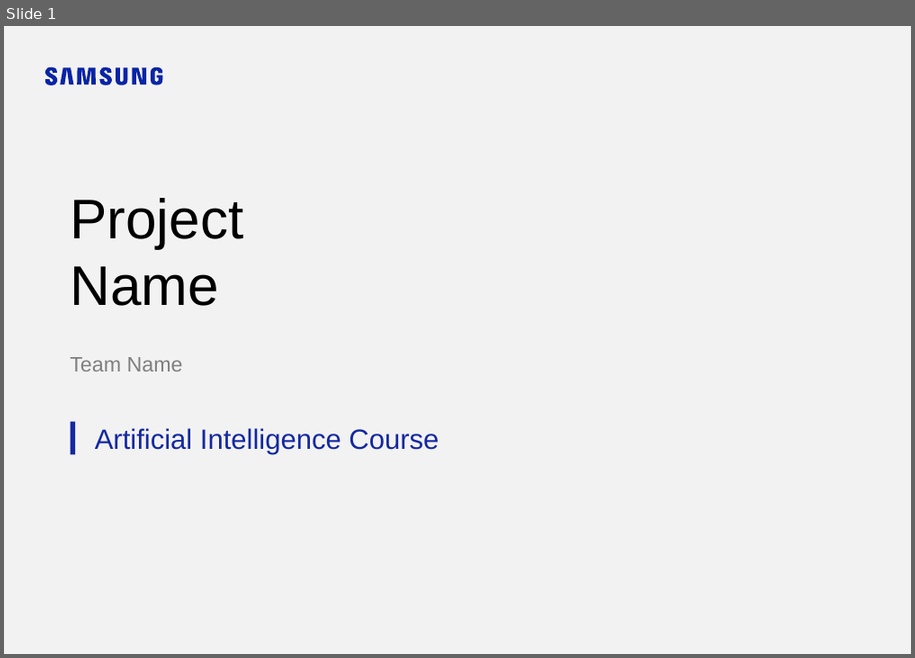
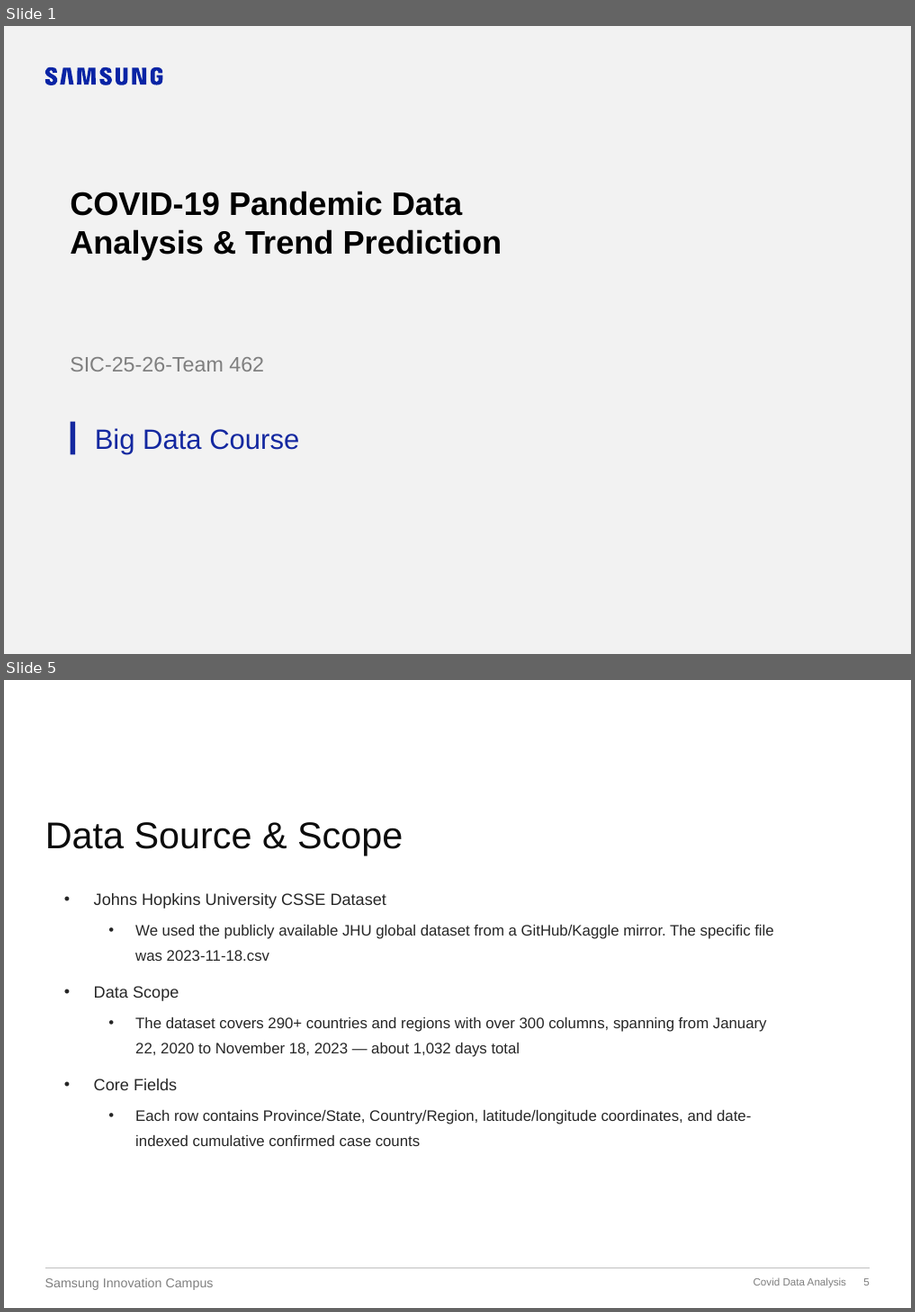
Before and after one commit to prabh9050/SIC-25-26-TEAM462, a slide deck: submission_template/4 Project Presentation.pptx. Shown one above the other, each under a label of ours: slide 1 before the commit, slides 1 and 5 after it; the slides between them are not shown. The pictures are 915x658 and 915x1312 pixels, drawn with LibreOffice and Linux fonts; fonts in the diff are those of the drawing; background and template pictures are left out. Boxes give left, top, right and bottom in pixels: in the first picture for what was removed or moved away, otherwise in the second. Text is boxed around its words. In the diff, an @@ line names an element or a change of style, - is before the commit and + after.

```diff
--- a/submission_template/4 Project Presentation.pptx
+++ b/submission_template/4 Project Presentation.pptx
@@ slide 5 added at [4,680,911,1308], background picture (left out) @@
@@ title added at [45,822,403,856], 32 pt, text #0C0C0C @@
+Data Source & Scope
@@ text added at [94,893,774,1146], 13 pt, text #262626 @@
+• Johns Hopkins University CSSE Dataset
+  • We used the publicly available JHU global dataset from a GitHub/Kaggle mirror. The specific file was 2023-11-18.csv
+• Data Scope
+  • The dataset covers 290+ countries and regions with over 300 columns, spanning from January 22, 2020 to November 18, 2023 — about 1,032 days total
+• Core Fields
+  • Each row contains Province/State, Country/Region, latitude/longitude coordinates, and date-indexed cumulative confirmed case counts
@@ text added at [414,1043,451,1055], 18 pt, text #FFFFFF @@
+1.2 Dataset Overview
@@ line added from (45, 1269) to (869, 1269), #BFBFBF 0.75 pt @@
@@ text added at [45,1278,214,1290], 11 pt, text #7F7F7F @@
+Samsung Innovation Campus
@@ text added at [754,1278,846,1288], 9 pt, text #7F7F7F @@
+Covid Data Analysis
@@ page number added at [864,1278,869,1286], 9 pt, text #7F7F7F @@
+5
@@ slide 1 changed as well @@
@@ title at [70,191,503,260]: text changed; size 48 to 28 pt; bold on @@
-Project
-Name
+COVID-19 Pandemic Data Analysis & Trend Prediction
@@ text at [70,357,264,372]: text changed @@
-Team Name
+SIC-25-26-Team 462
@@ text at [95,428,299,455]: text changed @@
-Artificial Intelligence Course
+Big Data Course
```
Also in this commit, not shown: 1 other slide changed, 16 other slides added, 2 slides removed, 3 other files.
